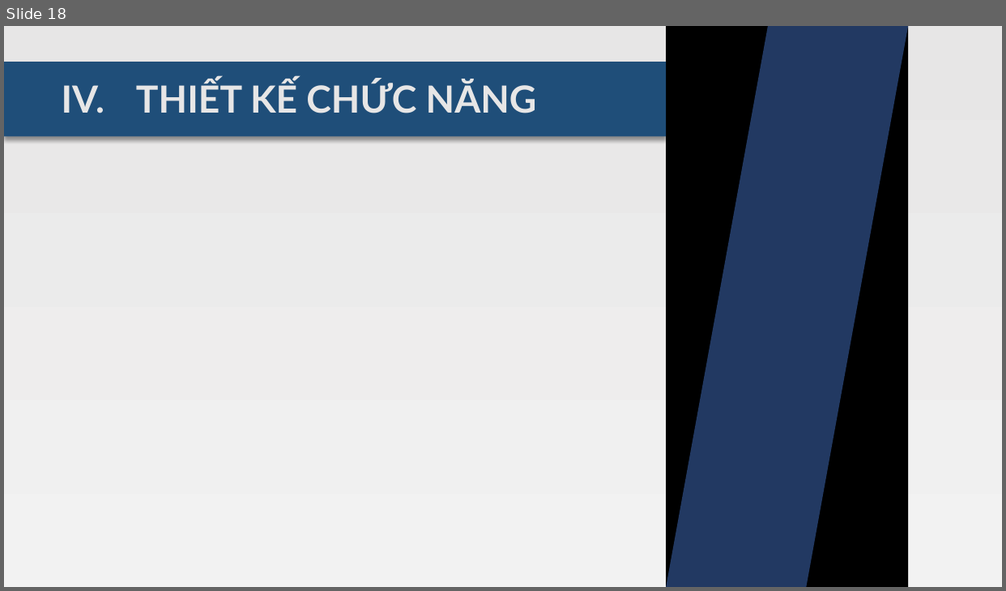
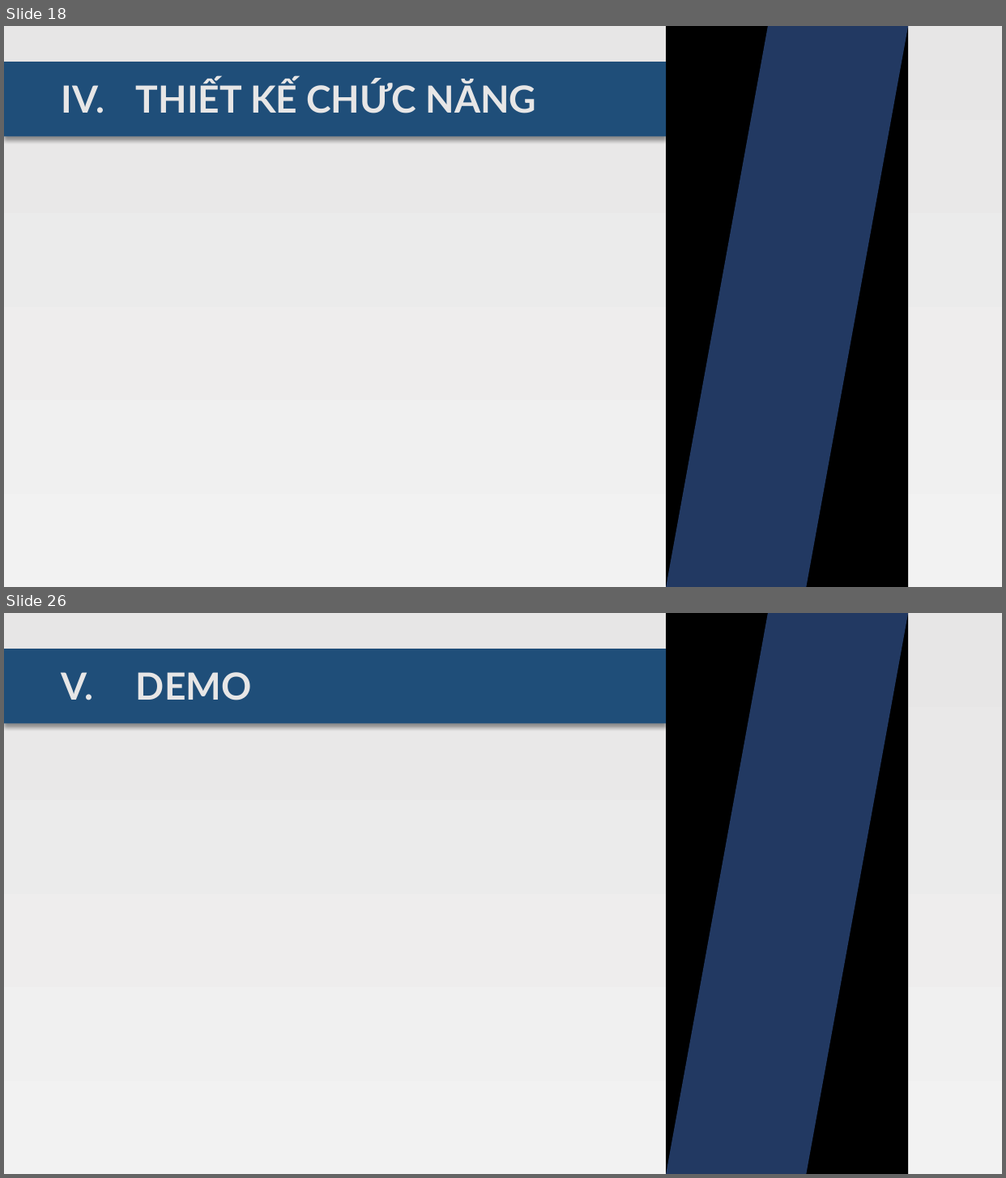
Before and after one commit to diennttlu/Graduation-Project, a slide deck: documents/implementations/slide.pptx. Shown one above the other, each under a label of ours: slide 18 before the commit, slides 18 and 26 after it; the slides between them are not shown. The pictures are 1006x591 and 1006x1178 pixels, drawn with LibreOffice and Linux fonts; fonts in the diff are those of the drawing. Boxes give left, top, right and bottom in pixels: in the first picture for what was removed or moved away, otherwise in the second. Text is boxed around its words. In the diff, an @@ line names an element or a change of style, - is before the commit and + after.

```diff
--- a/documents/implementations/slide.pptx
+++ b/documents/implementations/slide.pptx
@@ slide 26 added at (4,613,1002,1174), background gradient #E7E6E6 to #F2F2F2 @@
@@ rectangle added at (666,613,908,1174), fill #000000 @@
@@ parallelogram added at (666,613,908,1174), fill #4472C4 at 50% opacity @@
@@ rectangle added at (4,649,666,724), fill #1F4E79 @@
@@ text added at (62,672,252,700), 36 pt, text #E7E6E6, bold @@
+V. DEMO
```
Also in this commit, not shown: 9 other slides added, 1 slide removed, 3 other files.
